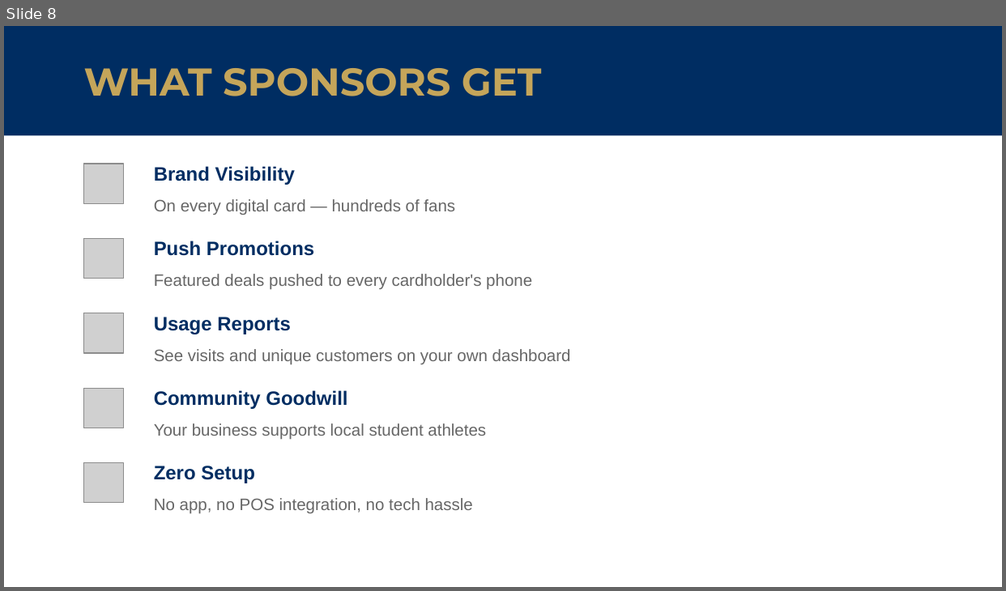
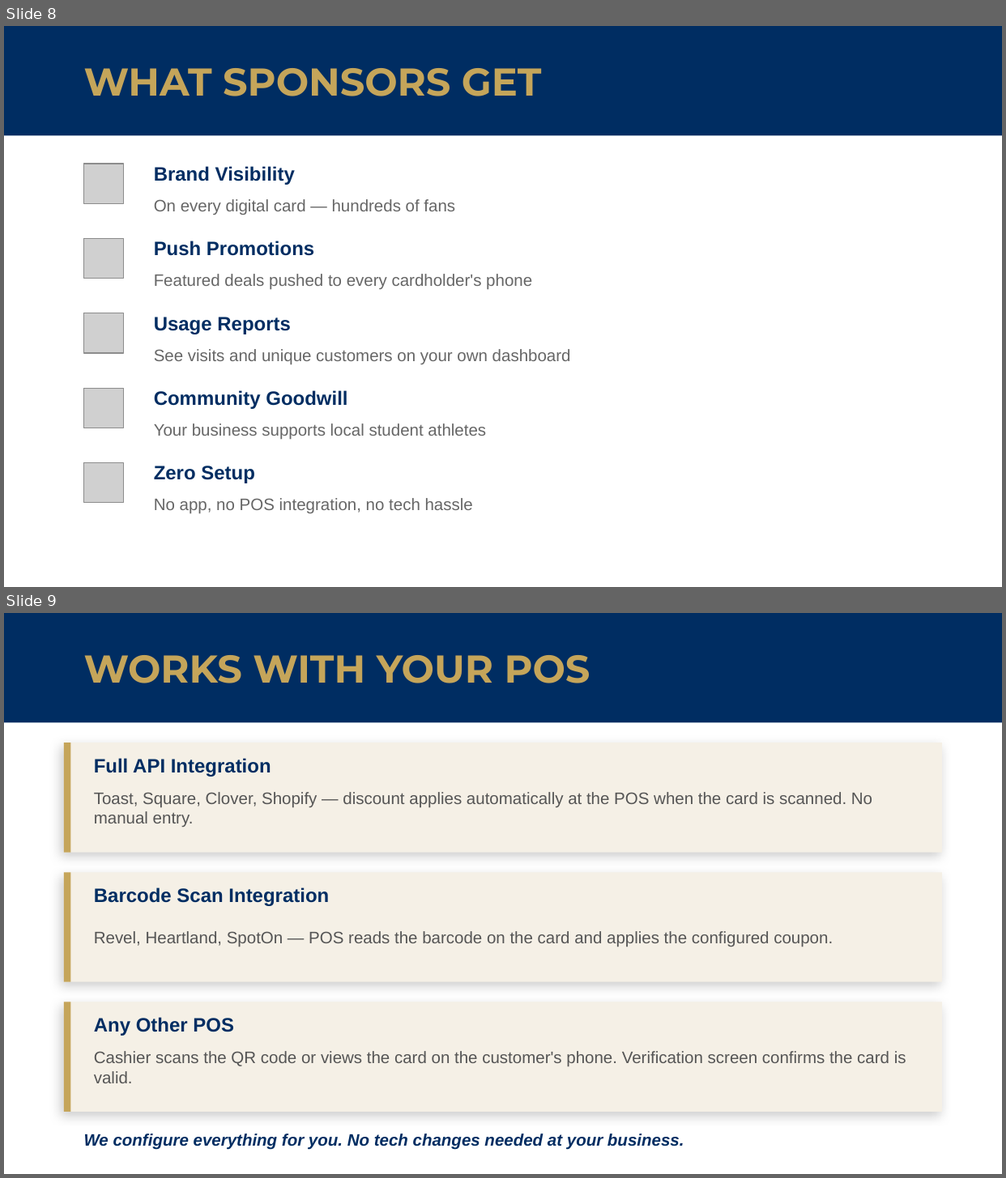
Before and after one commit to hoserR9/school-discount-pass, a slide deck: pitch/Del-Norte-Nighthawk-Sponsor-Pitch.pptx. Shown one above the other, each under a label of ours: slide 8 before the commit, slides 8 and 9 after it. The pictures are 1006x591 and 1006x1178 pixels, drawn with LibreOffice and Linux fonts; fonts in the diff are those of the drawing; grey boxes stand for pictures. Boxes give left, top, right and bottom in pixels: in the first picture for what was removed or moved away, otherwise in the second. Text is boxed around its words. In the diff, an @@ line names an element or a change of style, - is before the commit and + after.

```diff
--- a/pitch/Del-Norte-Nighthawk-Sponsor-Pitch.pptx
+++ b/pitch/Del-Norte-Nighthawk-Sponsor-Pitch.pptx
@@ slide 9 added at (4, 613, 1002, 1174), background #FFFFFF @@
@@ rectangle added at (4, 613, 1002, 723), fill #002D62 @@
@@ text added at (84, 655, 590, 683), 28 pt, text #C5A55A, bold @@
+WORKS WITH YOUR POS
@@ rectangle added at (64, 743, 942, 853), fill #F5F0E6 @@
@@ rectangle added at (64, 743, 71, 853), fill #C5A55A @@
@@ text added at (94, 758, 271, 777), 14 pt, text #002D62, bold @@
+Full API Integration
@@ text added at (94, 792, 872, 827), 12 pt, text #555555 @@
+Toast, Square, Clover, Shopify — discount applies automatically at the POS when the card is scanned. No manual entry.
@@ rectangle added at (64, 872, 942, 982), fill #F5F0E6 @@
@@ rectangle added at (64, 872, 71, 982), fill #C5A55A @@
@@ text added at (94, 888, 329, 906), 14 pt, text #002D62, bold @@
+Barcode Scan Integration
@@ text added at (94, 931, 833, 948), 12 pt, text #555555 @@
+Revel, Heartland, SpotOn — POS reads the barcode on the card and applies the configured coupon.
@@ rectangle added at (64, 1002, 942, 1112), fill #F5F0E6 @@
@@ rectangle added at (64, 1002, 71, 1112), fill #C5A55A @@
@@ text added at (94, 1017, 234, 1036), 14 pt, text #002D62, bold @@
+Any Other POS
@@ text added at (94, 1051, 906, 1084), 12 pt, text #555555 @@
+Cashier scans the QR code or views the card on the customer's phone. Verification screen confirms the card is valid.
@@ text added at (84, 1134, 684, 1150), 12 pt, text #002D62, bold, italic @@
+We configure everything for you. No tech changes needed at your business.
```
Also in this commit, not shown: 3 slides changed, 1 other slide added, 3 other files.
